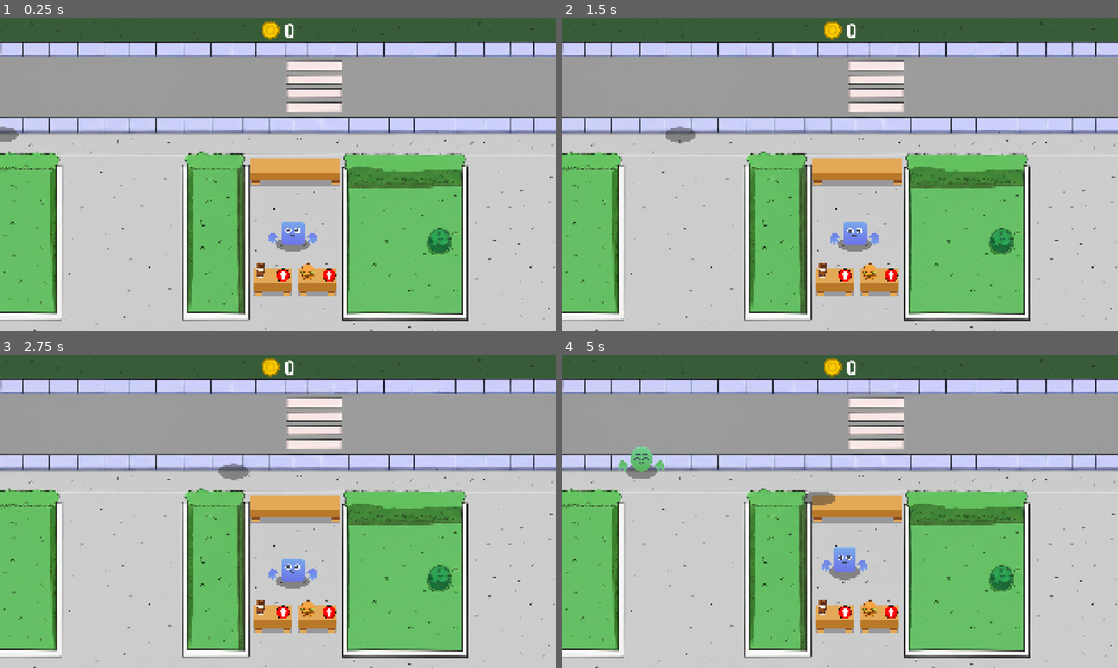
Above: before the commit, frames 1-4 (two rows, left to right).
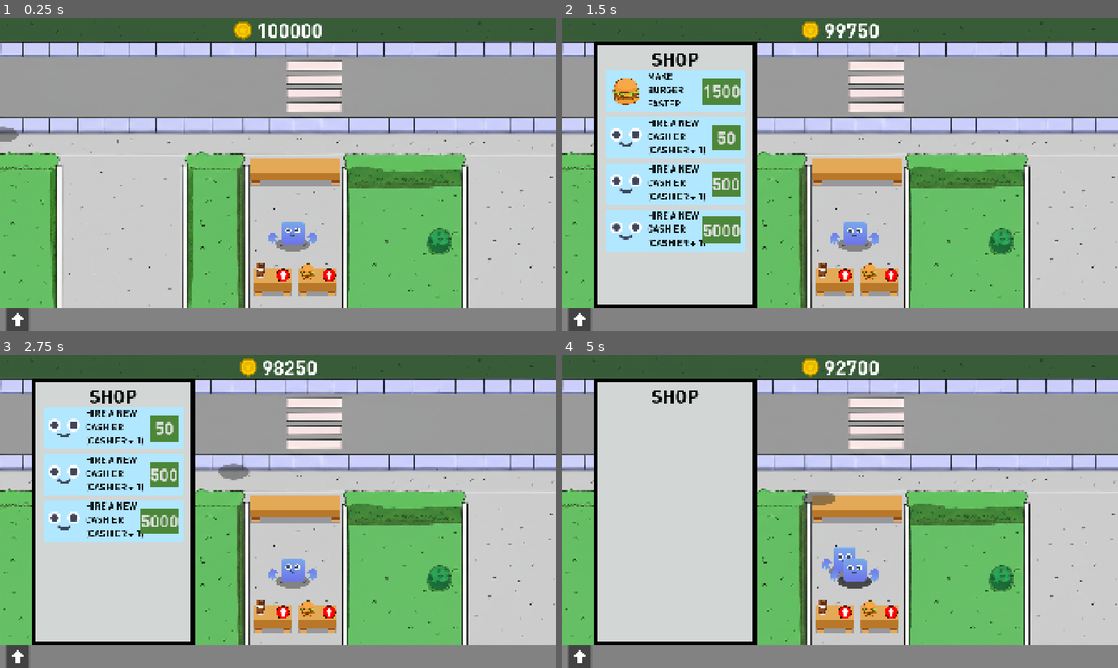
Above: after the commit, the same moments.

Repository: nzach123/idle_tycoon
Game: Godot game, scene res://scenes/game.tscn
Same seed, same stepped clock (60 frames per second), same inputs: the game is played once before the commit and once after it.
Inputs (mouse positions are in pixels of both pictures, inside the frame that each line leads up to):
- Up to frame 1 (0.25 s): no input
- Up to frame 2 (1.5 s): click (578, 318) at 0.52 s; click (723, 89) at 1.25 s, where only the run after the commit has a clickable "250"
- Up to frame 3 (2.75 s): click (161, 426) at 2 s, where only the run after the commit has a clickable "1500"
- Up to frame 4 (5 s): click (723, 426) at 2.75 s, where only the run after the commit has a clickable "50"; click (723, 426) at 3.5 s, where only the run after the commit has a clickable "500"; click (723, 426) at 4.25 s, where only the run after the commit has a clickable "5000"

The runs differ from the first frame. In frame 1, 7.8% of the frame differs, in the area x 0-100%, y 0-100%; in frame 2, 28%; in frame 3, 25%; in frame 4, 21%.

Commit message:
0.0.9
Added shop to add cashier and faster items

Diff:
--- a/data/item_burger.tres
+++ b/data/item_burger.tres
@@ -8,7 +8,7 @@
 id = "Burger"
 type = 1
 sprite = ExtResource("2_72abt")
-cook_time = 1.0
+cook_time = 10.0
 cook_time_reduce_perc = 0.8
 upgrade_cost = 4.0
 upgrade_multi = 1.4
--- a/data/item_coffee.tres
+++ b/data/item_coffee.tres
@@ -8,7 +8,7 @@
 id = "Coffee"
 type = 0
 sprite = ExtResource("2_23krl")
-cook_time = 1.0
+cook_time = 7.0
 cook_time_reduce_perc = 0.7
 upgrade_cost = 3.0
 upgrade_multi = 1.3
--- a/project.godot
+++ b/project.godot
@@ -11,15 +11,15 @@
 [application]
 
 config/name="Idle_tycoon"
-config/version="0.0.8"
+config/version="0.0.9"
 run/main_scene="uid://cxycy5bsaucpx"
 config/features=PackedStringArray("4.4", "GL Compatibility")
 config/icon="res://icon.svg"
 
 [autoload]
 
-GameManager="*res://scripts/autoloads/game_manager.gd"
 SoundManager="*res://scenes/globals/sound_manager.tscn"
+GameManager="*res://scenes/globals/game_manager.tscn"
 
 [display]
 
--- a/scenes/game.tscn
+++ b/scenes/game.tscn
@@ -21,10 +21,39 @@
 [ext_resource type="Texture2D" uid="uid://dp00mcbql5s7q" path="res://assets/Sprites/UI/Arrow.png" id="19_264po"]
 [ext_resource type="Texture2D" uid="uid://do1b40tfqg775" path="res://assets/Sprites/UI/coin_gold.png" id="20_5newe"]
 [ext_resource type="FontFile" uid="uid://c568h3rhi8wdo" path="res://assets/Fonts/DINPro-Bold.otf" id="21_37s47"]
+[ext_resource type="Texture2D" uid="uid://jf60677t635w" path="res://assets/Sprites/Characters/face_a.png" id="22_bt5mj"]
+[ext_resource type="Texture2D" uid="uid://dox0dqym800iu" path="res://assets/Sprites/UI/arrowUp.png" id="22_e1j6l"]
 
 [sub_resource type="LabelSettings" id="LabelSettings_bt5mj"]
 font = ExtResource("21_37s47")
 font_size = 70
+
+[sub_resource type="StyleBoxFlat" id="StyleBoxFlat_pl11u"]
+bg_color = Color(0.509286, 0.509286, 0.509286, 1)
+
+[sub_resource type="StyleBoxFlat" id="StyleBoxFlat_5newe"]
+bg_color = Color(0.822904, 0.839062, 0.835094, 1)
+border_width_left = 12
+border_width_top = 12
+border_width_right = 12
+border_width_bottom = 12
+border_color = Color(0, 0, 0, 1)
+
+[sub_resource type="LabelSettings" id="LabelSettings_5newe"]
+font = ExtResource("21_37s47")
+font_size = 64
+font_color = Color(0, 0, 0, 1)
+
+[sub_resource type="StyleBoxFlat" id="StyleBoxFlat_37s47"]
+bg_color = Color(0.694207, 0.907048, 1, 1)
+
+[sub_resource type="LabelSettings" id="LabelSettings_37s47"]
+font = ExtResource("21_37s47")
+font_size = 32
+font_color = Color(0, 0, 0, 1)
+
+[sub_resource type="StyleBoxFlat" id="StyleBoxFlat_bt5mj"]
+bg_color = Color(0.296911, 0.530711, 0.223819, 1)
 
 [node name="Game" type="Node2D"]
 
@@ -192,6 +221,399 @@
 text = "0"
 label_settings = SubResource("LabelSettings_bt5mj")
 
+[node name="BottomBar" type="Control" parent="GameUI"]
+custom_minimum_size = Vector2(1920, 0)
+layout_mode = 3
+anchors_preset = 7
+anchor_left = 0.5
+anchor_top = 1.0
+anchor_right = 0.5
+anchor_bottom = 1.0
+offset_top = -80.0
+grow_horizontal = 2
+grow_vertical = 0
+
+[node name="Panel" type="Panel" parent="GameUI/BottomBar"]
+layout_mode = 1
+anchors_preset = 15
+anchor_right = 1.0
+anchor_bottom = 1.0
+grow_horizontal = 2
+grow_vertical = 2
+theme_override_styles/panel = SubResource("StyleBoxFlat_pl11u")
+
+[node name="ShopButton" type="Button" parent="GameUI/BottomBar/Panel"]
+custom_minimum_size = Vector2(80, 80)
+layout_mode = 1
+anchors_preset = 4
+anchor_top = 0.5
+anchor_bottom = 0.5
+offset_left = 20.0
+offset_top = -40.0
+offset_right = 100.0
+offset_bottom = 40.0
+grow_vertical = 2
+icon = ExtResource("22_e1j6l")
+alignment = 0
+expand_icon = true
+
+[node name="Shop" type="Control" parent="GameUI"]
+visible = false
+custom_minimum_size = Vector2(560, 640)
+layout_mode = 3
+anchors_preset = 8
+anchor_left = 0.5
+anchor_top = 0.5
+anchor_right = 0.5
+anchor_bottom = 0.5
+offset_left = -850.0
+offset_top = -457.895
+offset_right = -290.0
+offset_bottom = 182.105
+grow_horizontal = 2
+grow_vertical = 2
+
+[node name="Panel" type="Panel" parent="GameUI/Shop"]
+layout_mode = 1
+anchors_preset = 15
+anchor_right = 1.0
+anchor_bottom = 1.0
+offset_bottom = 278.925
+grow_horizontal = 2
+grow_vertical = 2
+theme_override_styles/panel = SubResource("StyleBoxFlat_5newe")
+
+[node name="Label" type="Label" parent="GameUI/Shop/Panel"]
+layout_mode = 1
+anchors_preset = 5
+anchor_left = 0.5
+anchor_right = 0.5
+offset_left = -81.5
+offset_top = 15.0
+offset_right = 81.5
+offset_bottom = 184.0
+grow_horizontal = 2
+text = "SHOP
+"
+label_settings = SubResource("LabelSettings_5newe")
+
+[node name="VBoxContainer" type="VBoxContainer" parent="GameUI/Shop/Panel"]
+custom_minimum_size = Vector2(480, 500)
+layout_mode = 1
+anchors_preset = 7
+anchor_left = 0.5
+anchor_top = 1.0
+anchor_right = 0.5
+anchor_bottom = 1.0
+offset_left = -240.0
+offset_top = -822.455
+offset_right = 240.0
+offset_bottom = -37.455
+grow_horizontal = 2
+grow_vertical = 0
+theme_override_constants/separation = 15
+
+[node name="FasterCoffeeCard" type="Panel" parent="GameUI/Shop/Panel/VBoxContainer"]
+unique_name_in_owner = true
+custom_minimum_size = Vector2(450, 145)
+layout_mode = 2
+theme_override_styles/panel = SubResource("StyleBoxFlat_37s47")
+
+[node name="TextureRect" type="TextureRect" parent="GameUI/Shop/Panel/VBoxContainer/FasterCoffeeCard"]
+custom_minimum_size = Vector2(110, 110)
+layout_mode = 1
+anchors_preset = 4
+anchor_top = 0.5
+anchor_bottom = 0.5
+offset_left = 15.0
+offset_top = -55.0
+offset_right = 125.0
+offset_bottom = 55.0
+grow_vertical = 2
+texture = ExtResource("4_p57ef")
+expand_mode = 1
+stretch_mode = 5
+
+[node name="DescriptionLabel" type="Label" parent="GameUI/Shop/Panel/VBoxContainer/FasterCoffeeCard"]
+layout_mode = 1
+anchors_preset = 8
+anchor_left = 0.5
+anchor_top = 0.5
+anchor_right = 0.5
+anchor_bottom = 0.5
+offset_left = -96.0
+offset_top = -69.0
+offset_right = 180.0
+offset_bottom = 63.0
+grow_horizontal = 2
+grow_vertical = 2
+text = "MAKE
+COFFEE
+FASTER"
+label_settings = SubResource("LabelSettings_37s47")
+
+[node name="FasterCoffee" type="Button" parent="GameUI/Shop/Panel/VBoxContainer/FasterCoffeeCard"]
+unique_name_in_owner = true
+custom_minimum_size = Vector2(100, 90)
+layout_mode = 1
+anchors_preset = 6
+anchor_left = 1.0
+anchor_top = 0.5
+anchor_right = 1.0
+anchor_bottom = 0.5
+offset_left = -114.0
+offset_top = -44.5
+offset_right = -14.0
+offset_bottom = 45.5
+grow_horizontal = 0
+grow_vertical = 2
+theme_override_fonts/font = ExtResource("21_37s47")
+theme_override_font_sizes/font_size = 60
+theme_override_styles/normal = SubResource("StyleBoxFlat_bt5mj")
+text = "50"
+
+[node name="FasterBurgerCard" type="Panel" parent="GameUI/Shop/Panel/VBoxContainer"]
+unique_name_in_owner = true
+custom_minimum_size = Vector2(450, 145)
+layout_mode = 2
+theme_override_styles/panel = SubResource("StyleBoxFlat_37s47")
+
+[node name="TextureRect" type="TextureRect" parent="GameUI/Shop/Panel/VBoxContainer/FasterBurgerCard"]
+custom_minimum_size = Vector2(110, 110)
+layout_mode = 1
+anchors_preset = 4
+anchor_top = 0.5
+anchor_bottom = 0.5
+offset_left = 15.0
+offset_top = -55.0
+offset_right = 125.0
+offset_bottom = 55.0
+grow_vertical = 2
+texture = ExtResource("5_u5sy4")
+expand_mode = 1
+stretch_mode = 5
+
+[node name="DescriptionLabel" type="Label" parent="GameUI/Shop/Panel/VBoxContainer/FasterBurgerCard"]
+layout_mode = 1
+anchors_preset = 8
+anchor_left = 0.5
+anchor_top = 0.5
+anchor_right = 0.5
+anchor_bottom = 0.5
+offset_left = -96.0
+offset_top = -69.0
+offset_right = 180.0
+offset_bottom = 63.0
+grow_horizontal = 2
+grow_vertical = 2
+text = "MAKE
+BURGER
+FASTER"
+label_settings = SubResource("LabelSettings_37s47")
+
+[node name="FasterBurger" type="Button" parent="GameUI/Shop/Panel/VBoxContainer/FasterBurgerCard"]
+unique_name_in_owner = true
+custom_minimum_size = Vector2(100, 90)
+layout_mode = 1
+anchors_preset = 6
+anchor_left = 1.0
+anchor_top = 0.5
+anchor_right = 1.0
+anchor_bottom = 0.5
+offset_left = -114.0
+offset_top = -44.5
+offset_right = -14.0
+offset_bottom = 45.5
+grow_horizontal = 0
+grow_vertical = 2
+theme_override_fonts/font = ExtResource("21_37s47")
+theme_override_font_sizes/font_size = 60
+theme_override_styles/normal = SubResource("StyleBoxFlat_bt5mj")
+text = "50"
+
+[node name="NewCashierCard" type="Panel" parent="GameUI/Shop/Panel/VBoxContainer"]
+unique_name_in_owner = true
+custom_minimum_size = Vector2(450, 145)
+layout_mode = 2
+theme_override_styles/panel = SubResource("StyleBoxFlat_37s47")
+
+[node name="TextureRect" type="TextureRect" parent="GameUI/Shop/Panel/VBoxContainer/NewCashierCard"]
+custom_minimum_size = Vector2(110, 110)
+layout_mode = 1
+anchors_preset = 4
+anchor_top = 0.5
+anchor_bottom = 0.5
+offset_left = 15.0
+offset_top = -55.0
+offset_right = 125.0
+offset_bottom = 55.0
+grow_vertical = 2
+texture = ExtResource("22_bt5mj")
+expand_mode = 1
+stretch_mode = 5
+
+[node name="DescriptionLabel" type="Label" parent="GameUI/Shop/Panel/VBoxContainer/NewCashierCard"]
+layout_mode = 1
+anchors_preset = 8
+anchor_left = 0.5
+anchor_top = 0.5
+anchor_right = 0.5
+anchor_bottom = 0.5
+offset_left = -96.0
+offset_top = -69.0
+offset_right = 180.0
+offset_bottom = 63.0
+grow_horizontal = 2
+grow_vertical = 2
+text = "HIRE A NEW
+CASHIER
+(CASHIER + 1)"
+label_settings = SubResource("LabelSettings_37s47")
+
+[node name="NewCashier1" type="Button" parent="GameUI/Shop/Panel/VBoxContainer/NewCashierCard"]
+unique_name_in_owner = true
+custom_minimum_size = Vector2(100, 90)
+layout_mode = 1
+anchors_preset = 6
+anchor_left = 1.0
+anchor_top = 0.5
+anchor_right = 1.0
+anchor_bottom = 0.5
+offset_left = -114.0
+offset_top = -44.5
+offset_right = -14.0
+offset_bottom = 45.5
+grow_horizontal = 0
+grow_vertical = 2
+theme_override_fonts/font = ExtResource("21_37s47")
+theme_override_font_sizes/font_size = 60
+theme_override_styles/normal = SubResource("StyleBoxFlat_bt5mj")
+text = "50"
+
+[node name="NewCashierCard2" type="Panel" parent="GameUI/Shop/Panel/VBoxContainer"]
+unique_name_in_owner = true
+custom_minimum_size = Vector2(450, 145)
+layout_mode = 2
+theme_override_styles/panel = SubResource("StyleBoxFlat_37s47")
+
+[node name="TextureRect" type="TextureRect" parent="GameUI/Shop/Panel/VBoxContainer/NewCashierCard2"]
+custom_minimum_size = Vector2(110, 110)
+layout_mode = 1
+anchors_preset = 4
+anchor_top = 0.5
+anchor_bottom = 0.5
+offset_left = 15.0
+offset_top = -55.0
+offset_right = 125.0
+offset_bottom = 55.0
+grow_vertical = 2
+texture = ExtResource("22_bt5mj")
+expand_mode = 1
+stretch_mode = 5
+
+[node name="DescriptionLabel" type="Label" parent="GameUI/Shop/Panel/VBoxContainer/NewCashierCard2"]
+layout_mode = 1
+anchors_preset = 8
+anchor_left = 0.5
+anchor_top = 0.5
+anchor_right = 0.5
+anchor_bottom = 0.5
+offset_left = -96.0
+offset_top = -69.0
+offset_right = 180.0
+offset_bottom = 63.0
+grow_horizontal = 2
+grow_vertical = 2
+text = "HIRE A NEW
+CASHIER
+(CASHIER + 1)"
+label_settings = SubResource("LabelSettings_37s47")
+
+[node name="NewCashier2" type="Button" parent="GameUI/Shop/Panel/VBoxContainer/NewCashierCard2"]
+unique_name_in_owner = true
+custom_minimum_size = Vector2(100, 90)
+layout_mode = 1
+anchors_preset = 6
+anchor_left = 1.0
+anchor_top = 0.5
+anchor_right = 1.0
+anchor_bottom = 0.5
+offset_left = -114.0
+offset_top = -44.5
+offset_right = -14.0
+offset_bottom = 45.5
+grow_horizontal = 0
+grow_vertical = 2
+theme_override_fonts/font = ExtResource("21_37s47")
+theme_override_font_sizes/font_size = 60
+theme_override_styles/normal = SubResource("StyleBoxFlat_bt5mj")
+text = "50"
+
+[node name="NewCashierCard3" type="Panel" parent="GameUI/Shop/Panel/VBoxContainer"]
+unique_name_in_owner = true
+custom_minimum_size = Vector2(450, 145)
+layout_mode = 2
+theme_override_styles/panel = SubResource("StyleBoxFlat_37s47")
+
+[node name="TextureRect" type="TextureRect" parent="GameUI/Shop/Panel/VBoxContainer/NewCashierCard3"]
+custom_minimum_size = Vector2(110, 110)
+layout_mode = 1
+anchors_preset = 4
+anchor_top = 0.5
+anchor_bottom = 0.5
+offset_left = 15.0
+offset_top = -55.0
+offset_right = 125.0
+offset_bottom = 55.0
+grow_vertical = 2
+texture = ExtResource("22_bt5mj")
+expand_mode = 1
+stretch_mode = 5
+
+[node name="DescriptionLabel" type="Label" parent="GameUI/Shop/Panel/VBoxContainer/NewCashierCard3"]
+layout_mode = 1
+anchors_preset = 8
+anchor_left = 0.5
+anchor_top = 0.5
+anchor_right = 0.5
+anchor_bottom = 0.5
+offset_left = -96.0
+offset_top = -69.0
+offset_right = 180.0
+offset_bottom = 63.0
+grow_horizontal = 2
+grow_vertical = 2
+text = "HIRE A NEW
+CASHIER
+(CASHIER + 1)"
+label_settings = SubResource("LabelSettings_37s47")
+
+[node name="NewCashier3" type="Button" parent="GameUI/Shop/Panel/VBoxContainer/NewCashierCard3"]
+unique_name_in_owner = true
+custom_minimum_size = Vector2(100, 90)
+layout_mode = 1
+anchors_preset = 6
+anchor_left = 1.0
+anchor_top = 0.5
+anchor_right = 1.0
+anchor_bottom = 0.5
+offset_left = -114.0
+offset_top = -44.5
+offset_right = -14.0
+offset_bottom = 45.5
+grow_horizontal = 0
+grow_vertical = 2
+theme_override_fonts/font = ExtResource("21_37s47")
+theme_override_font_sizes/font_size = 60
+theme_override_styles/normal = SubResource("StyleBoxFlat_bt5mj")
+text = "50"
+
 [connection signal="timeout" from="CustomerManager/SpawnTimer" to="CustomerManager" method="_on_spawn_timer_timeout"]
 [connection signal="pressed" from="GameUI/CoffeeButton" to="GameUI" method="_on_coffee_button_pressed"]
 [connection signal="pressed" from="GameUI/BurgerButton" to="GameUI" method="_on_burger_button_pressed"]
+[connection signal="pressed" from="GameUI/BottomBar/Panel/ShopButton" to="GameUI" method="_on_shop_button_pressed"]
+[connection signal="pressed" from="GameUI/Shop/Panel/VBoxContainer/FasterCoffeeCard/FasterCoffee" to="GameUI" method="_on_faster_coffee_pressed"]
+[connection signal="pressed" from="GameUI/Shop/Panel/VBoxContainer/FasterBurgerCard/FasterBurger" to="GameUI" method="_on_faster_burger_pressed"]
+[connection signal="pressed" from="GameUI/Shop/Panel/VBoxContainer/NewCashierCard/NewCashier1" to="GameUI" method="_on_new_cashier_1_pressed"]
+[connection signal="pressed" from="GameUI/Shop/Panel/VBoxContainer/NewCashierCard2/NewCashier2" to="GameUI" method="_on_new_cashier_2_pressed"]
+[connection signal="pressed" from="GameUI/Shop/Panel/VBoxContainer/NewCashierCard3/NewCashier3" to="GameUI" method="_on_new_cashier_3_pressed"]
--- /dev/null
+++ b/scenes/globals/game_manager.tscn
@@ -0,0 +1,10 @@
+[gd_scene load_steps=4 format=3 uid="uid://bn0emgx22j8m6"]
+
+[ext_resource type="Script" uid="uid://j8xao2hbwvb3" path="res://scripts/autoloads/game_manager.gd" id="1_u2lym"]
+[ext_resource type="Resource" uid="uid://demoglsjwbw2s" path="res://data/item_coffee.tres" id="2_07g58"]
+[ext_resource type="Resource" uid="uid://bcsmlr83qs8os" path="res://data/item_burger.tres" id="3_162lr"]
+
+[node name="GameManager" type="Node"]
+script = ExtResource("1_u2lym")
+item_coffee = ExtResource("2_07g58")
+item_burger = ExtResource("3_162lr")
--- a/scripts/autoloads/game_manager.gd
+++ b/scripts/autoloads/game_manager.gd
@@ -3,15 +3,18 @@
 
 signal on_customer_request(customer: Customer)
 signal on_customer_order_competed(customer: Customer)
+signal on_spawn_new_cashier
 
-const ITEM_BURGER = preload("res://data/item_burger.tres")
-const ITEM_COFFEE = preload("res://data/item_coffee.tres")
+@export var item_coffee: Item
+@export var item_burger: Item
+
+
 const COIN_VFX = preload("res://scenes/VFX/coin_vfx.tscn")
 
 var coffee_item_counter_pos:= Vector2(950,800)
 var burger_item_counter_pos:= Vector2(1100,800)
 
-var current_coins: int = 0
+var current_coins: int = 100000
 
 
 func play_coin_vfx(spawn_pos: Vector2) -> void:
@@ -24,7 +27,7 @@
 	instance.finished.connect(func(): instance.queue_free())
 
 func get_random_item() -> Item:
-	var items: Array = [ITEM_BURGER, ITEM_COFFEE]
+	var items: Array = [item_burger, item_coffee]
 	return items.pick_random()
 
 
--- a/scripts/cashier_manager.gd
+++ b/scripts/cashier_manager.gd
@@ -11,6 +11,7 @@
 
 func _ready() -> void:
 	GameManager.on_customer_request.connect(_on_customer_request)
+	GameManager.on_spawn_new_cashier.connect(add_cashier)
 	add_cashier()
 
 func add_cashier() -> void:
--- a/scripts/game_ui.gd
+++ b/scripts/game_ui.gd
@@ -1,16 +1,49 @@
 extends CanvasLayer
 class_name GameUI
+
+
+@export var cashier_1_cost := 50
+@export var cashier_2_cost := 500
+@export var cashier_3_cost := 5000
+@export var faster_coffee_cost := 250
+@export var faster_burger_cost := 1500
+
 
 @onready var coffee_panel: UpgradePanel = $CoffeePanel
 @onready var burger_panel: UpgradePanel = $BurgerPanel
 @onready var current_coins: Label = %CurrentCoins
+@onready var shop: Control = $Shop
+
+@onready var faster_coffee: Button = %FasterCoffee
+@onready var faster_burger: Button = %FasterBurger
+@onready var new_cashier_1: Button = %NewCashier1
+@onready var new_cashier_2: Button = %NewCashier2
+@onready var new_cashier_3: Button = %NewCashier3
+
+@onready var faster_coffee_card: Panel = %FasterCoffeeCard
+@onready var faster_burger_card: Panel = %FasterBurgerCard
+@onready var new_cashier_card: Panel = %NewCashierCard
+@onready var new_cashier_card_2: Panel = %NewCashierCard2
+@onready var new_cashier_card_3: Panel = %NewCashierCard3
+
 
 func _ready() -> void:
-	coffee_panel.init_upgrade_panel(GameManager.ITEM_COFFEE)
-	burger_panel.init_upgrade_panel(GameManager.ITEM_BURGER)
+	coffee_panel.init_upgrade_panel(GameManager.item_coffee)
+	burger_panel.init_upgrade_panel(GameManager.item_burger)
+	new_cashier_1.text = str(cashier_1_cost)
+	new_cashier_2.text = str(cashier_2_cost)
+	new_cashier_3.text = str(cashier_3_cost)
+	faster_coffee.text = str(faster_coffee_cost)
+	faster_burger.text = str(faster_burger_cost)
+
+
 
 func _process(delta: float) -> void:
 	current_coins.text = str(GameManager.current_coins)
+
+
+func show_hide_shop_panel() -> void:
+	shop.visible = true if not shop.visible else false
 
 func _on_coffee_button_pressed() -> void:
 	SoundManager.play_ui()
@@ -28,3 +61,47 @@
 	else:
 		burger_panel.visible = false
 		coffee_panel.hide()
+
+
+func _on_faster_coffee_pressed() -> void:
+	SoundManager.play_ui()
+	if GameManager.current_coins >= faster_coffee_cost:
+		GameManager.current_coins -= faster_coffee_cost
+		GameManager.item_coffee.cook_time = 1
+		faster_coffee_card.hide()
+
+
+
+func _on_faster_burger_pressed() -> void:
+	SoundManager.play_ui()
+	if GameManager.current_coins >= faster_burger_cost:
+		GameManager.current_coins -= faster_burger_cost
+		GameManager.item_burger.cook_time = 1
+		faster_burger_card.hide()
+
+func _on_new_cashier_1_pressed() -> void:
+	SoundManager.play_ui()
+	if GameManager.current_coins >= cashier_1_cost:
+		GameManager.current_coins -= cashier_1_cost
+		GameManager.on_spawn_new_cashier.emit()
+		new_cashier_card.hide()
+
+
+
+func _on_new_cashier_2_pressed() -> void:
+	SoundManager.play_ui()
+	if GameManager.current_coins >= cashier_2_cost:
+		GameManager.current_coins -= cashier_2_cost
+		GameManager.on_spawn_new_cashier.emit()
+		new_cashier_card_2.hide()
+
+func _on_new_cashier_3_pressed() -> void:
+	SoundManager.play_ui()
+	if GameManager.current_coins >= cashier_3_cost:
+		GameManager.current_coins -= cashier_3_cost
+		GameManager.on_spawn_new_cashier.emit()
+		new_cashier_card_3.hide()
+
+
+func _on_shop_button_pressed() -> void:
+	show_hide_shop_panel()
Not shown: 1 places in scenes/game.tscn that only renumber resources
